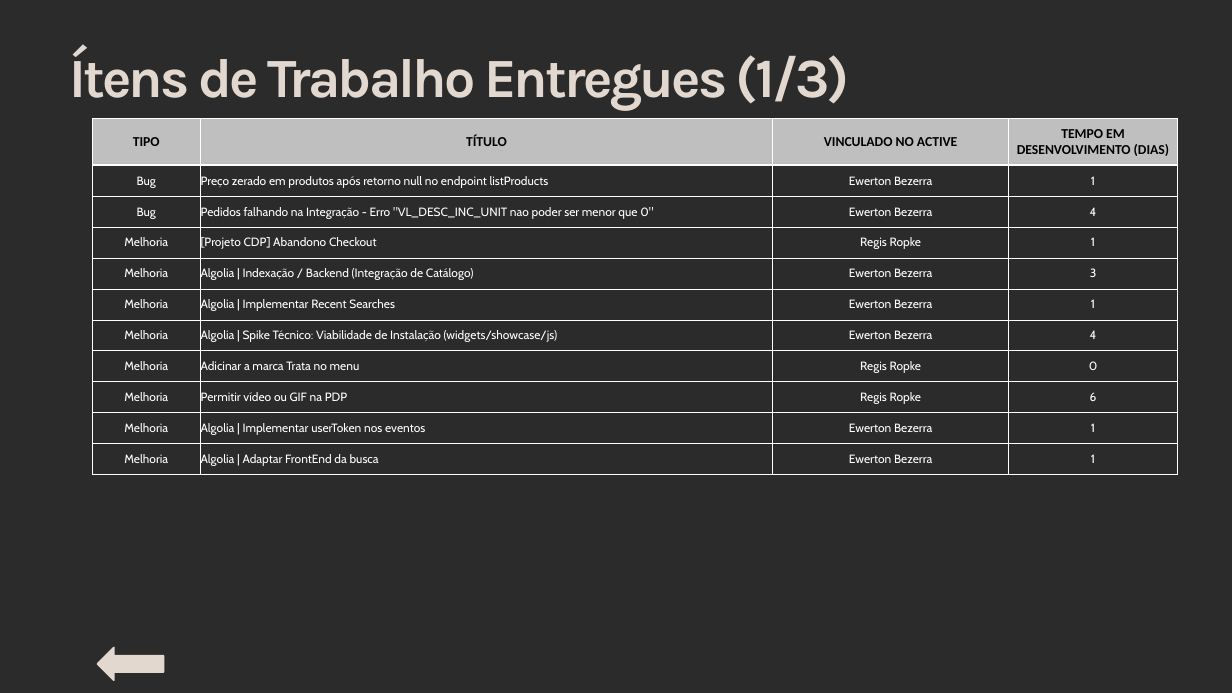
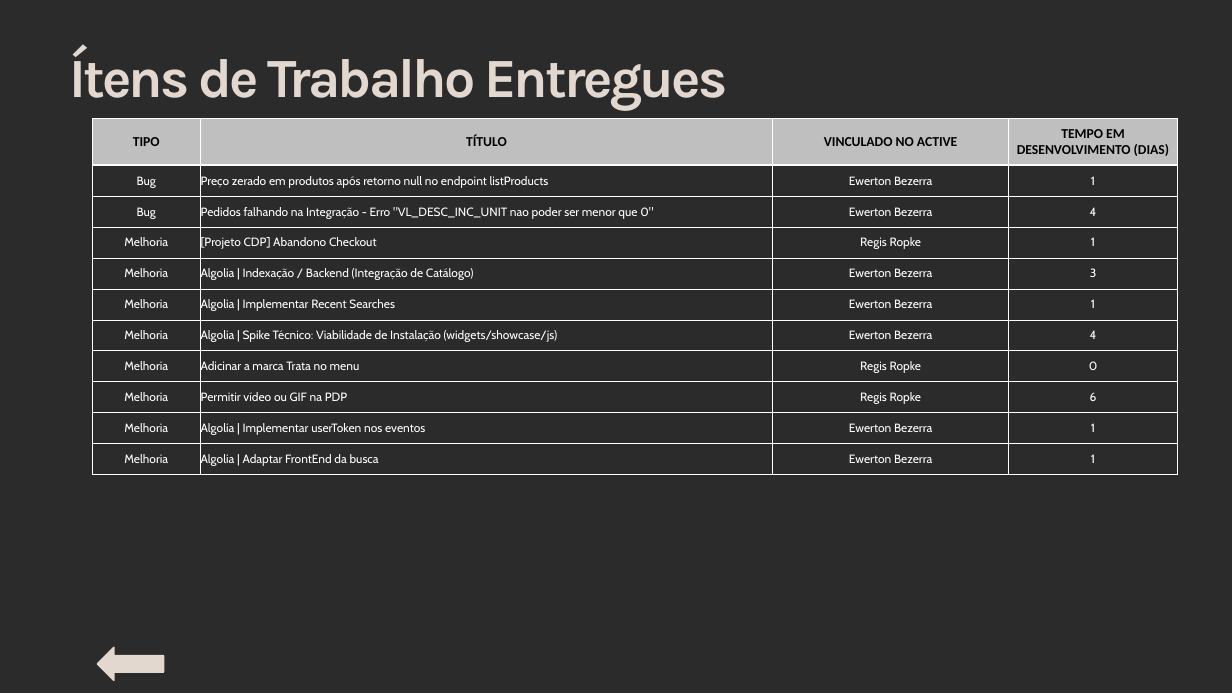
Before and after one commit to fabiovidart1985/vidart, a slide deck: slide 12 of Status Report - Salon Line - Outubro 2026.pptx. Drawn at 1232x693 pixels with LibreOffice and Linux fonts; fonts in the diff are those of the drawing; background and template pictures are left out; a plain dark background stands for a picture behind light text. Boxes give left, top, right and bottom in pixels: in the first picture for what was removed or moved away, otherwise in the second. Text is boxed around its words. In the diff, an @@ line names an element or a change of style, - is before the commit and + after.

```diff
--- a/Status Report - Salon Line - Outubro 2026.pptx
+++ b/Status Report - Salon Line - Outubro 2026.pptx
@@ text at (69,47,727,110): text changed @@
-Ítens de Trabalho Entregues (1/3)
+Ítens de Trabalho Entregues
```
Also in this commit, not shown: 3 other slides changed, 1 other file.
